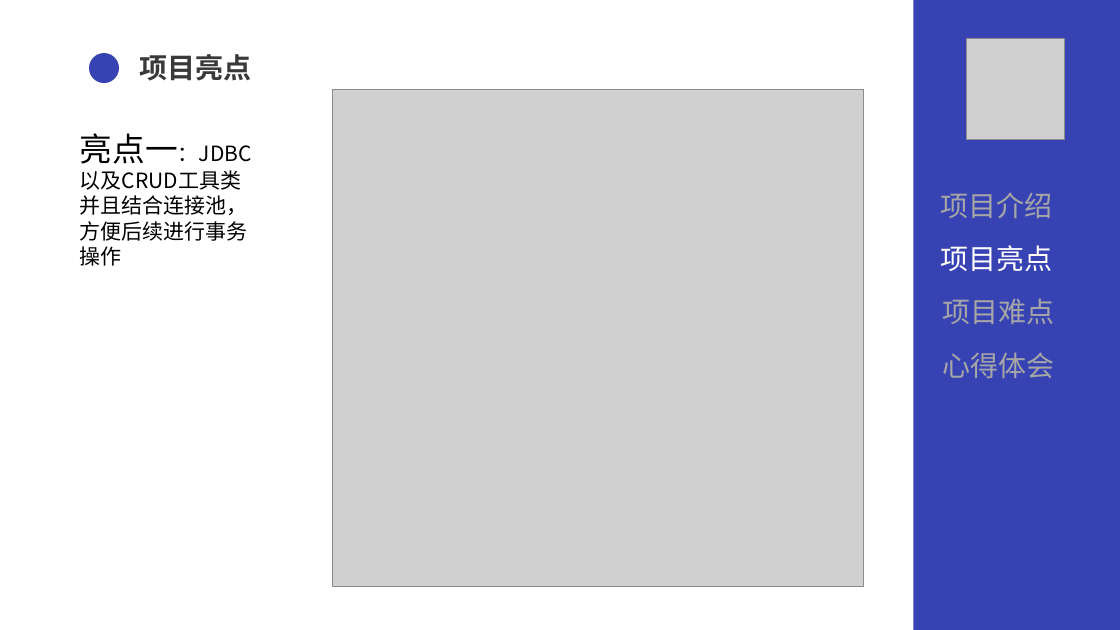
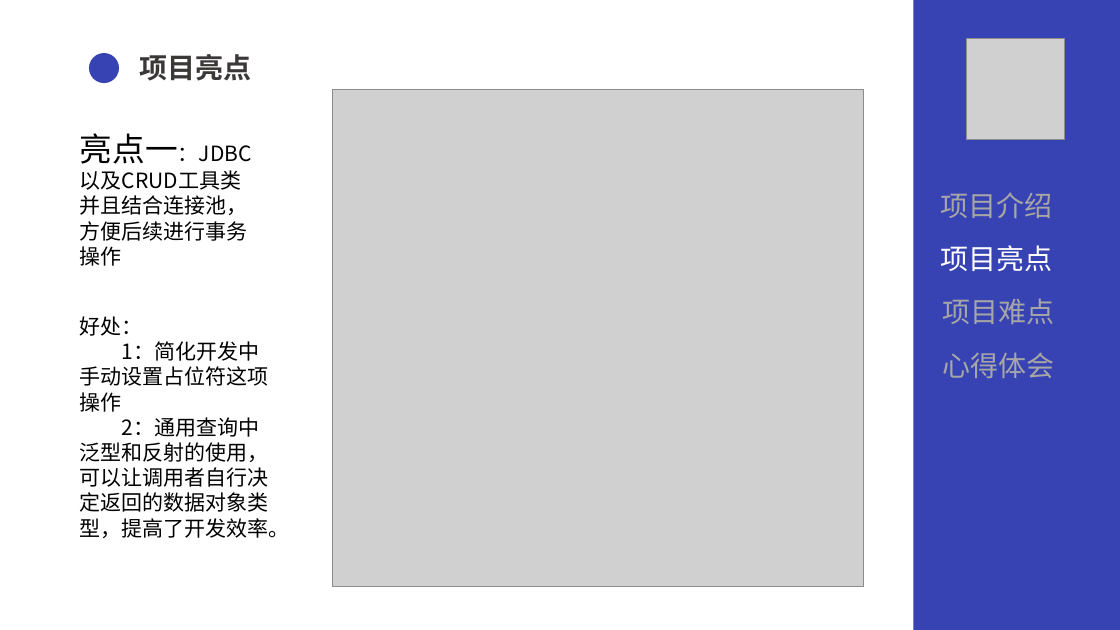
Before and after one commit to lnym123/QG_final, a slide deck: slide 12 of 文档/QG汇报.pptx (slide 11 before the commit). Drawn at 1120x630 pixels with LibreOffice and Linux fonts; fonts in the diff are those of the drawing; grey boxes stand for pictures. Boxes give left, top, right and bottom in pixels: in the first picture for what was removed or moved away, otherwise in the second. Text is boxed around its words. In the diff, an @@ line names an element or a change of style, - is before the commit and + after.

```diff
--- a/文档/QG汇报.pptx
+++ b/文档/QG汇报.pptx
@@ text added at [80, 316, 290, 538], 18 pt, text #000000 @@
+好处：
+1：简化开发中手动设置占位符这项操作
+2：通用查询中泛型和反射的使用，可以让调用者自行决定返回的数据对象类型，提高了开发效率。
```
Also in this commit, not shown: 14 other slides changed, 2 slides added, 1 other file.
